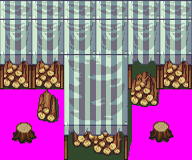
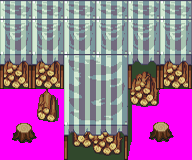
Layered file, before and after one edit (w=192, h=160). Changes by layer:
painted on "Layer 1" over left=0, top=89, right=192, bottom=157
